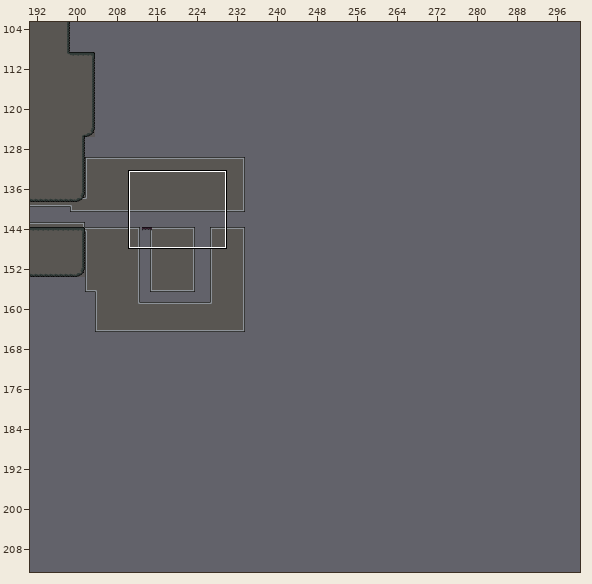
An edit to a level. Tiled map, Assets/TiledLevels/Level 1.tmx. The first picture is a wide view before the edit; the outline marks the close-up.
Close-up. Old version:
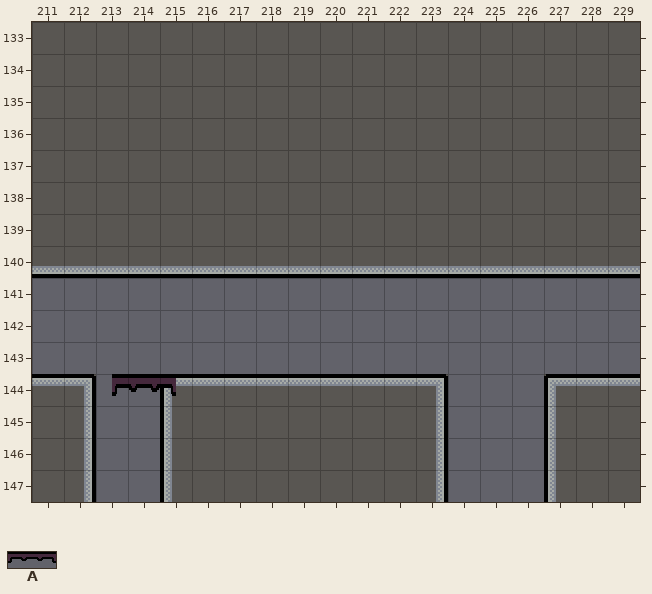
Cells are 16x16 px. Shown: x 211..229, y 133..147. The commit also changed other parts of the map, which this record leaves out.
Key: from "OneWayPlatforms": A 0.
Objects are placed by their top-left corner, in cells (3,4 is the top-left corner of cell 3,4); size is 1x1 cell unless given.
Layers that did not change in this view are not listed.
Objects on layer "Calque d'Objets 2" before:
A "PassablePlatform" at 213.5,144 size 2x1
And afterwards:
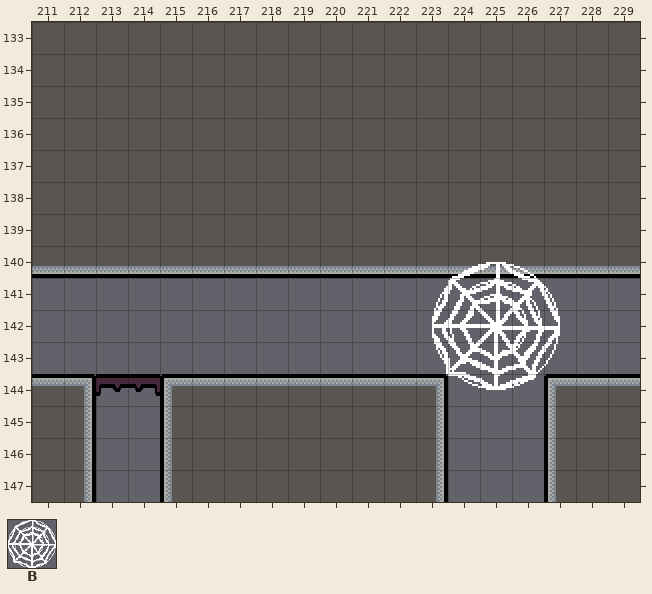
Further tiles: from "SimpleWeb": B 0.
Edits made:
Layer "Calque d'Objets 2":
changed: A "PassablePlatform" at 213.5,144 size 2x1 -> A "PassablePlatform" at 213,144 size 2x1
added: B "Cobweb" at 223.5,140.5 size 4x4
Boxes around the changes in both close-ups, in picture pixels (x1, y1, x2, y2):
added: (432, 262, 560, 390)
changed: (96, 374, 176, 396)
